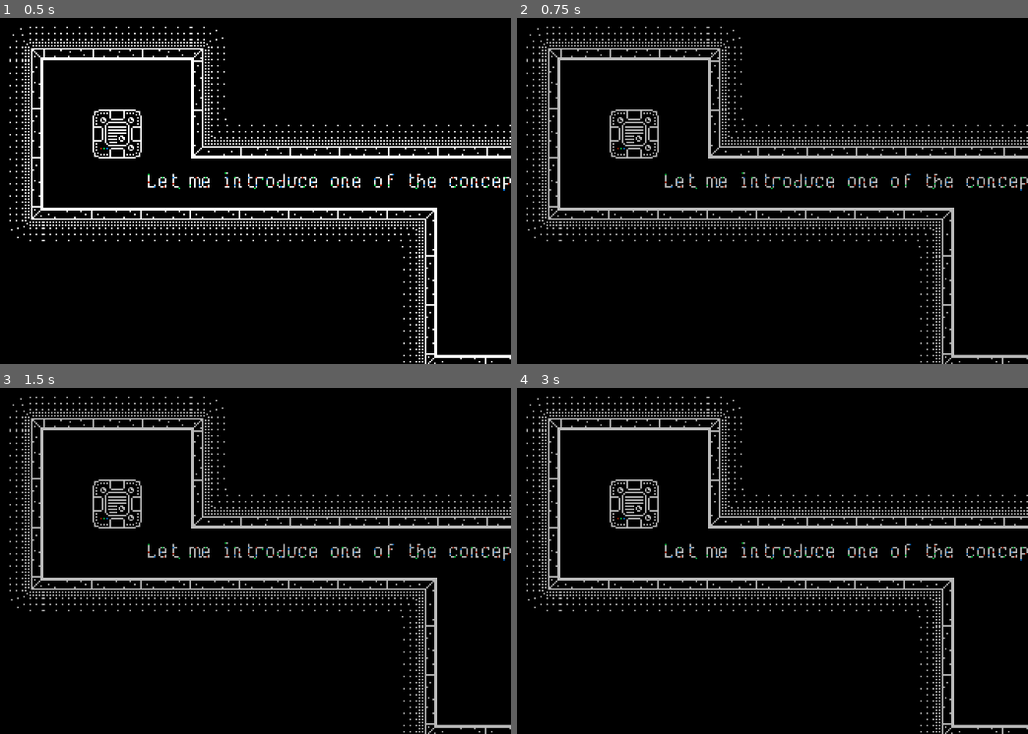
Above: before the commit, frames 1-4 (two rows, left to right).
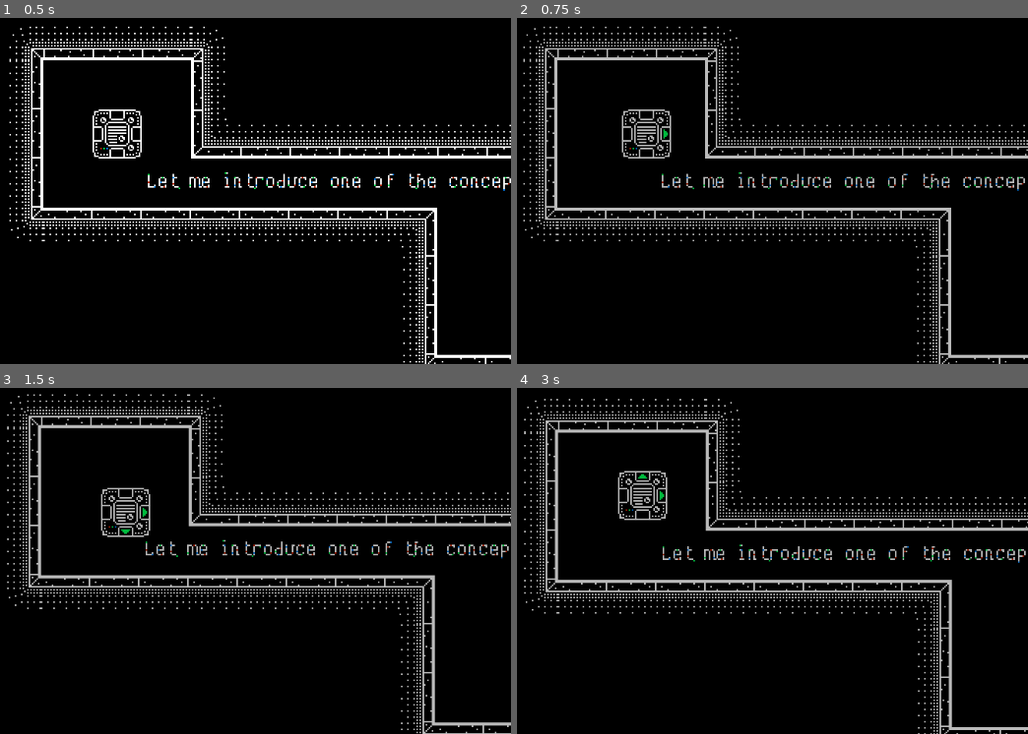
Above: after the commit, the same moments.

Repository: Red-Teapot/LostSignal
Game: Godot game, scene res://Scenes/Level2.tscn
Same seed, same stepped clock (60 frames per second), same inputs: the game is played once before the commit and once after it. This scene is started directly instead of the project's main scene.
Inputs:
- Up to frame 1 (0.5 s): no input
- Up to frame 2 (0.75 s): tap Enter at 0.5 s; hold D from 0.53 s (still down); tap R at 0.6 s
- Up to frame 3 (1.5 s): release D at 1.28 s; hold S from 1.28 s (still down); tap R at 1.35 s
- Up to frame 4 (3 s): release S at 2.03 s; hold D 2.03-2.78 s; tap R at 2.1, 2.85 s; hold W from 2.78 s (still down)

Frame 1 is identical in both runs. In frame 2, 7.9% of the frame differs, in the area x 1-100%, y 2-100%; in frame 3, 16%, in the area x 1-100%, y 1-100%; in frame 4, 16%.
Error before the commit: Attempt to call function 'stop' in base 'null instance' on a null instance. (res://Scripts/Character.gd:225)

Commit message:
Implement sounds in level 2

Diff:
--- a/Scenes/Level2.tscn
+++ b/Scenes/Level2.tscn
@@ -1,12 +1,15 @@
-[gd_scene load_steps=61 format=2]
+[gd_scene load_steps=64 format=2]
 
 [ext_resource path="res://Scripts/Level.gd" type="Script" id=1]
 [ext_resource path="res://Scripts/Character.gd" type="Script" id=2]
 [ext_resource path="res://Textures/CharacterArrow.png" type="Texture" id=3]
 [ext_resource path="res://Textures/Tiles.png" type="Texture" id=4]
 [ext_resource path="res://Scripts/WallsTileset.gd" type="Script" id=5]
+[ext_resource path="res://Sounds/CharacterDirectionActivate.wav" type="AudioStream" id=6]
 [ext_resource path="res://Textures/Character.png" type="Texture" id=7]
 [ext_resource path="res://UI/MainTheme.tres" type="Theme" id=8]
+[ext_resource path="res://Sounds/CharacterMovementLoop.wav" type="AudioStream" id=9]
+[ext_resource path="res://Sounds/CharacterDirectionReset.wav" type="AudioStream" id=10]
 
 [sub_resource type="ConvexPolygonShape2D" id=1]
 points = PoolVector2Array( 0, 0, 32, 0, 32, 32, 0, 32 )
@@ -684,6 +687,17 @@
 scale = Vector2( 2, 2 )
 texture = ExtResource( 3 )
 
+[node name="DirectionActivate" type="AudioStreamPlayer" parent="Character"]
+stream = ExtResource( 6 )
+volume_db = -10.0
+
+[node name="DirectionReset" type="AudioStreamPlayer" parent="Character"]
+stream = ExtResource( 10 )
+volume_db = -10.0
+
+[node name="MovementLoop" type="AudioStreamPlayer" parent="Character"]
+stream = ExtResource( 9 )
+
 [node name="CanvasLayer" type="CanvasLayer" parent="."]
 
 [node name="StuckHint" type="CenterContainer" parent="CanvasLayer"]
